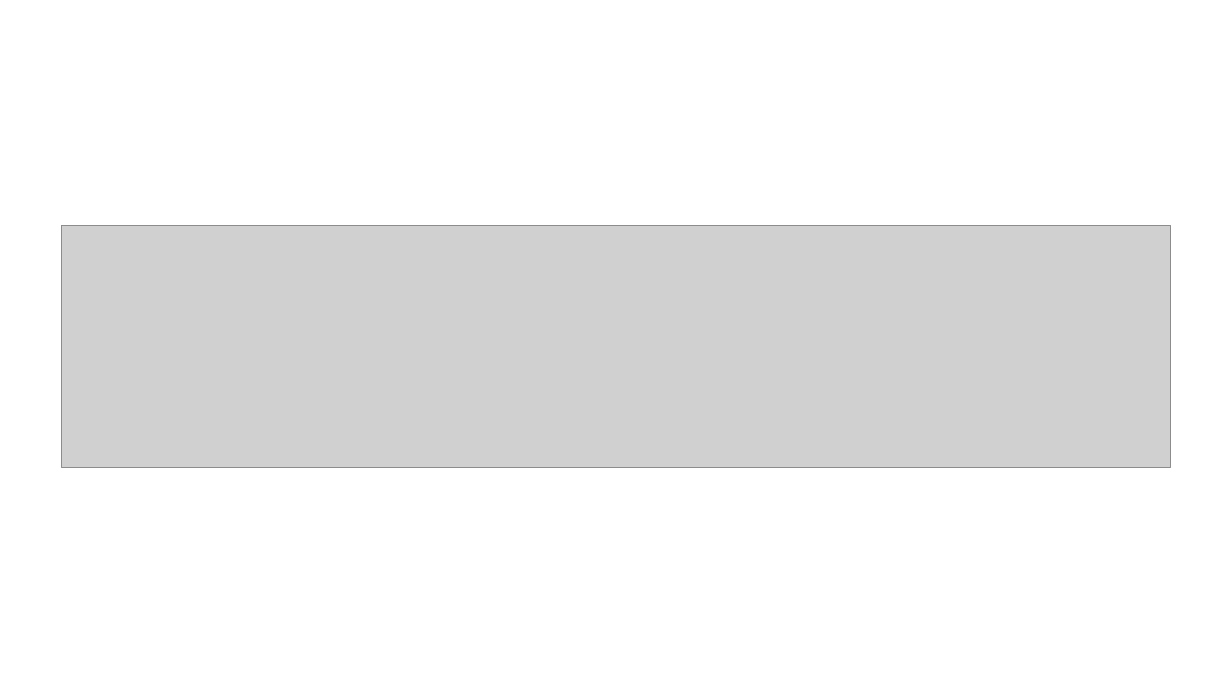
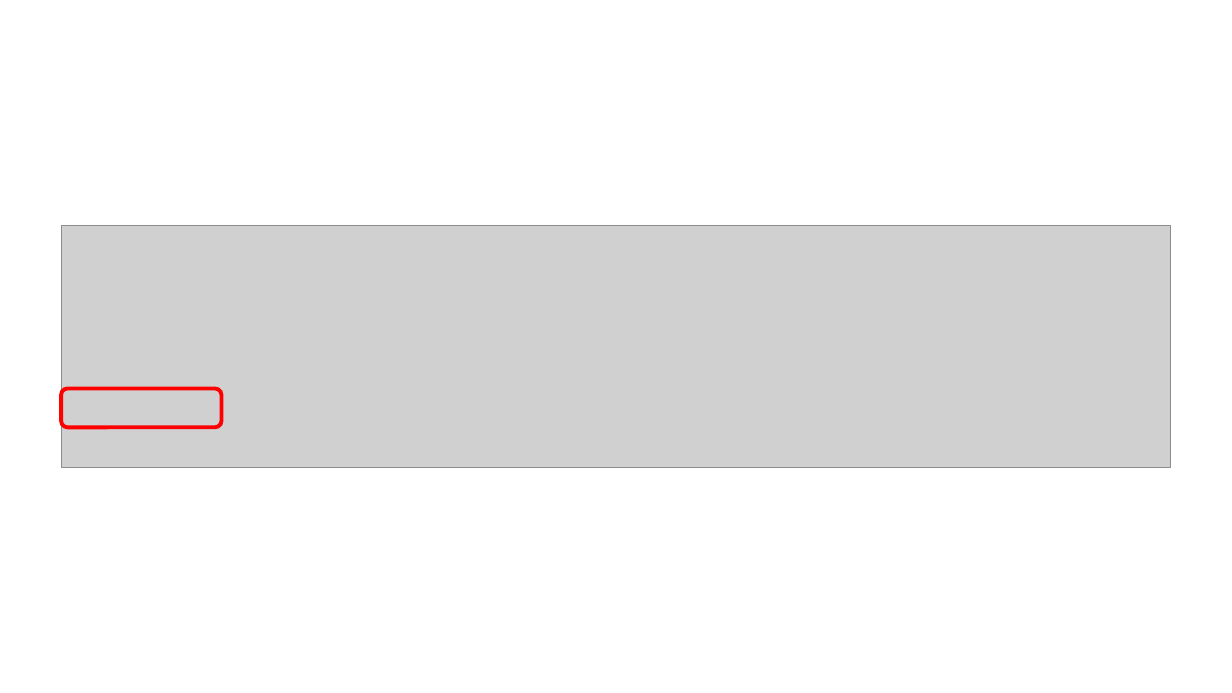
Before and after one commit to Adrifelcha/afchavez-019, a slide deck: slide 27 of RIMEDIE/Mat09_2015/Iniciativa_Fel/Examen_PLANEA092015.pptx. Drawn at 1232x693 pixels with LibreOffice and Linux fonts; fonts in the diff are those of the drawing; grey boxes stand for pictures. Boxes give left, top, right and bottom in pixels: in the first picture for what was removed or moved away, otherwise in the second. Text is boxed around its words. In the diff, an @@ line names an element or a change of style, - is before the commit and + after.

```diff
--- a/RIMEDIE/Mat09_2015/Iniciativa_Fel/Examen_PLANEA092015.pptx
+++ b/RIMEDIE/Mat09_2015/Iniciativa_Fel/Examen_PLANEA092015.pptx
@@ rounded rectangle added at (x1=61, y1=388, x2=222, y2=427), outline #FF0000 3 pt @@
```
Also in this commit, not shown: 25 other slides changed, 1 slide added, 1 slide removed, 2 other files.
